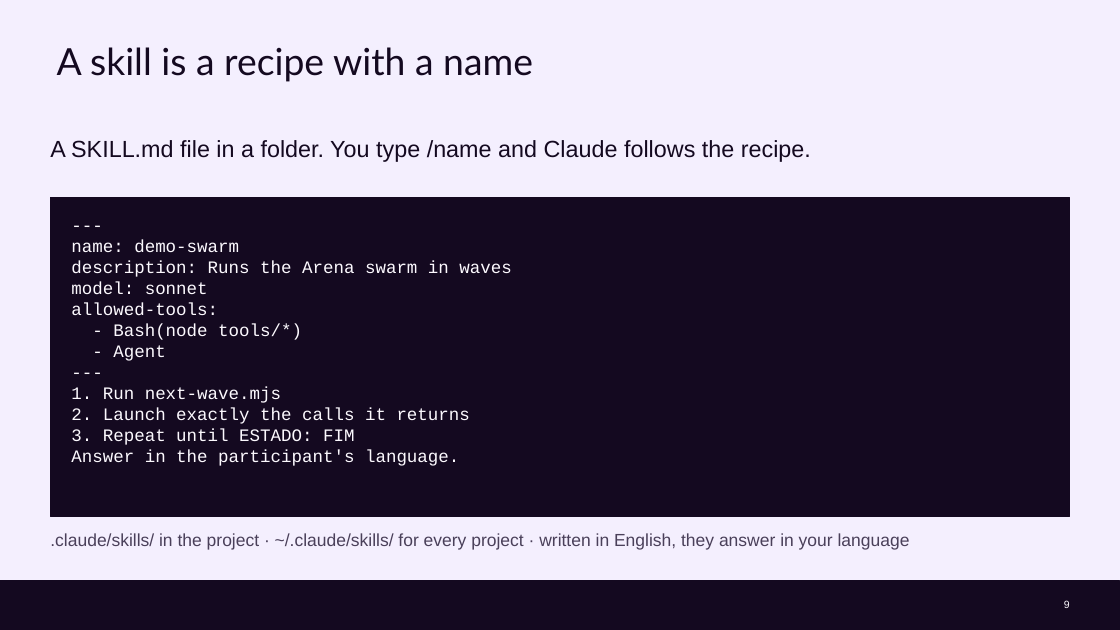
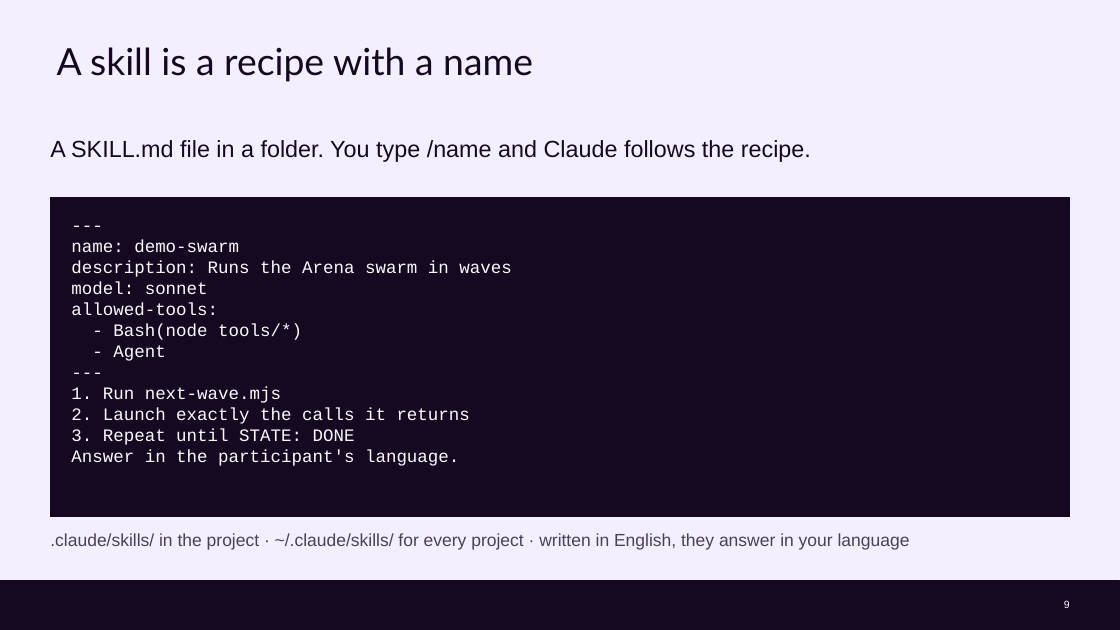
Before and after one commit to cx-guilherme-pinto/workshop-claude, a slide deck: slide 9 of slides/workshop.en.pptx. Drawn at 1120x630 pixels with LibreOffice and Linux fonts; fonts in the diff are those of the drawing; background and template pictures are left out. Boxes give left, top, right and bottom in pixels: in the first picture for what was removed or moved away, otherwise in the second. Text is boxed around its words. In the diff, an @@ line names an element or a change of style, - is before the commit and + after.

```diff
--- a/slides/workshop.en.pptx
+++ b/slides/workshop.en.pptx
@@ text at (71, 429, 355, 445): text changed @@
-3. Repeat until ESTADO: FIM
+3. Repeat until STATE: DONE
```
Also in this commit, not shown: 11 other slides changed, 35 other files.
